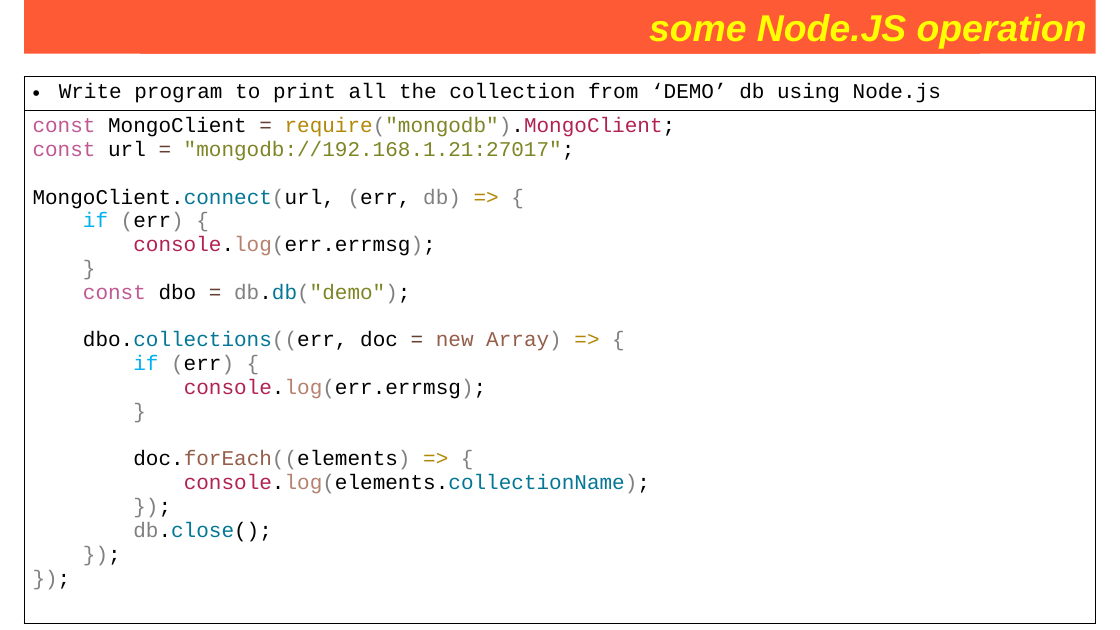
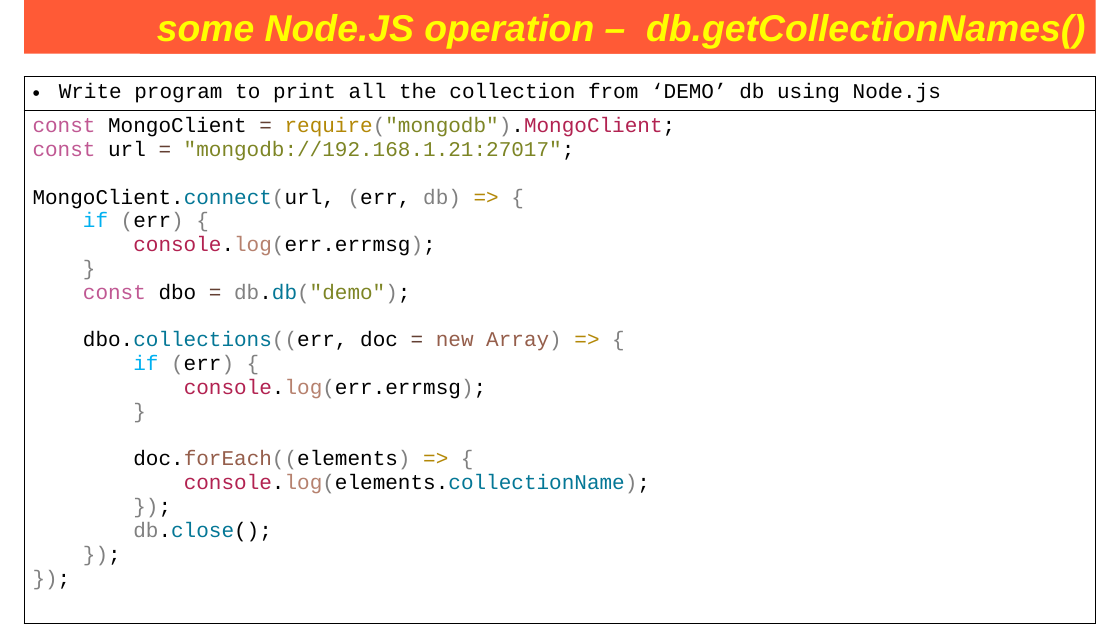
Before and after one commit to Saleel-Bagde/PPT-s, a slide deck: slide 249 of MongoDB PPT.pptx. Drawn at 1120x630 pixels with LibreOffice and Linux fonts; fonts in the diff are those of the drawing. Boxes give left, top, right and bottom in pixels: in the first picture for what was removed or moved away, otherwise in the second. Text is boxed around its words. In the diff, an @@ line names an element or a change of style, - is before the commit and + after.

```diff
--- a/MongoDB PPT.pptx
+++ b/MongoDB PPT.pptx
@@ text in rectangle at <box>157,14,1086,49</box>: text changed @@
-some Node.JS operation
+some Node.JS operation – db.getCollectionNames()
```
Also in this commit, not shown: 6 other slides changed.
